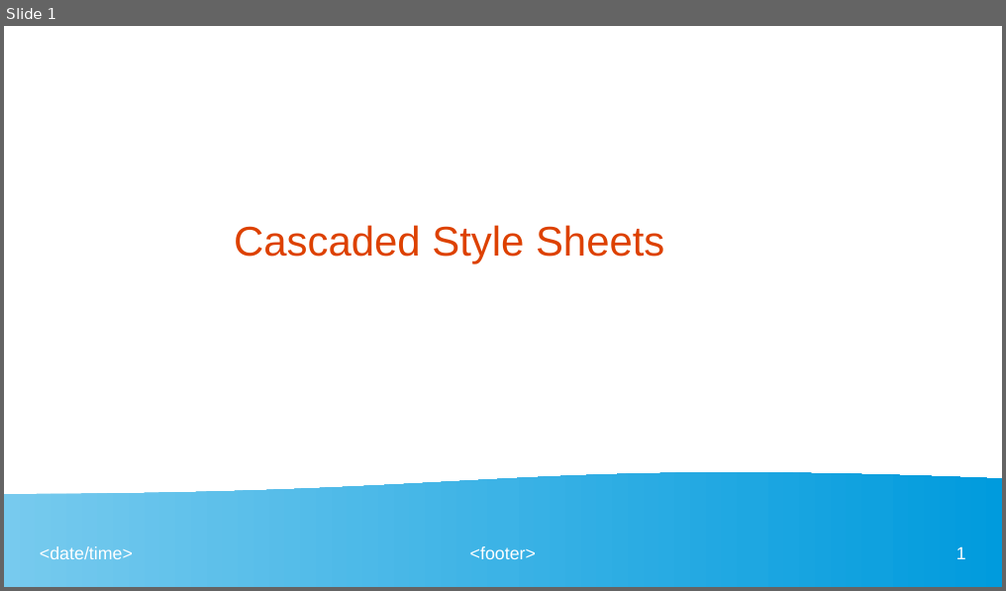
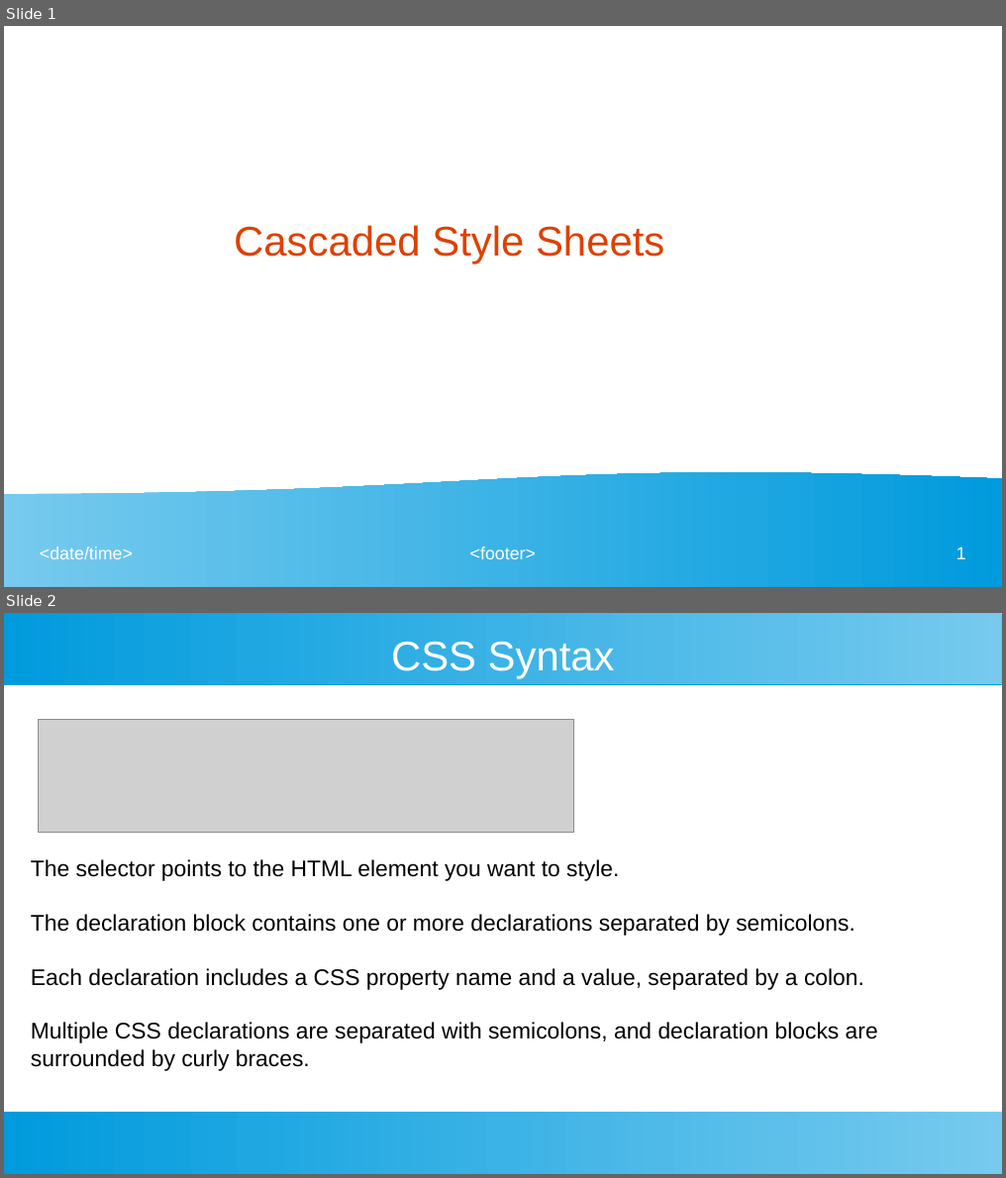
Before and after one commit to ashishjain1547/webDevelopmentCourseUsingFlask, a slide deck: CSS.odp. Shown one above the other, each under a label of ours: slide 1 before the commit, slides 1 and 2 after it. The pictures are 1006x591 and 1006x1178 pixels, drawn with LibreOffice and Linux fonts; fonts in the diff are those of the drawing; grey boxes stand for pictures. Boxes give left, top, right and bottom in pixels: in the first picture for what was removed or moved away, otherwise in the second. Text is boxed around its words. In the diff, an @@ line names an element or a change of style, - is before the commit and + after.

```diff
--- a/CSS.odp
+++ b/CSS.odp
@@ slide 2 added at bbox=[4, 613, 1002, 1174], background #FFFFFF @@
@@ rectangle added at bbox=[4, 613, 1002, 684], fill gradient #77CAEE to #75C9EE to #73C9ED to #71C8ED to #6FC7ED to #6EC6ED @@
@@ title added at bbox=[391, 641, 615, 679], 33 pt, text #FFFFFF @@
+CSS Syntax
@@ picture added at bbox=[38, 720, 574, 832] @@
@@ text added at bbox=[31, 860, 878, 1071], 18 pt, text #000000 @@
+The selector points to the HTML element you want to style.
+The declaration block contains one or more declarations separated by semicolons.
+Each declaration includes a CSS property name and a value, separated by a colon.
+Multiple CSS declarations are separated with semicolons, and declaration blocks are surrounded by curly braces.
@@ rectangle added at bbox=[4, 1112, 1002, 1174], fill gradient #77CAEE to #75C9EE to #73C9ED to #71C8ED to #6FC7ED to #6EC6ED @@
```
Also in this commit, not shown: 12 other slides added, 16 other files.
